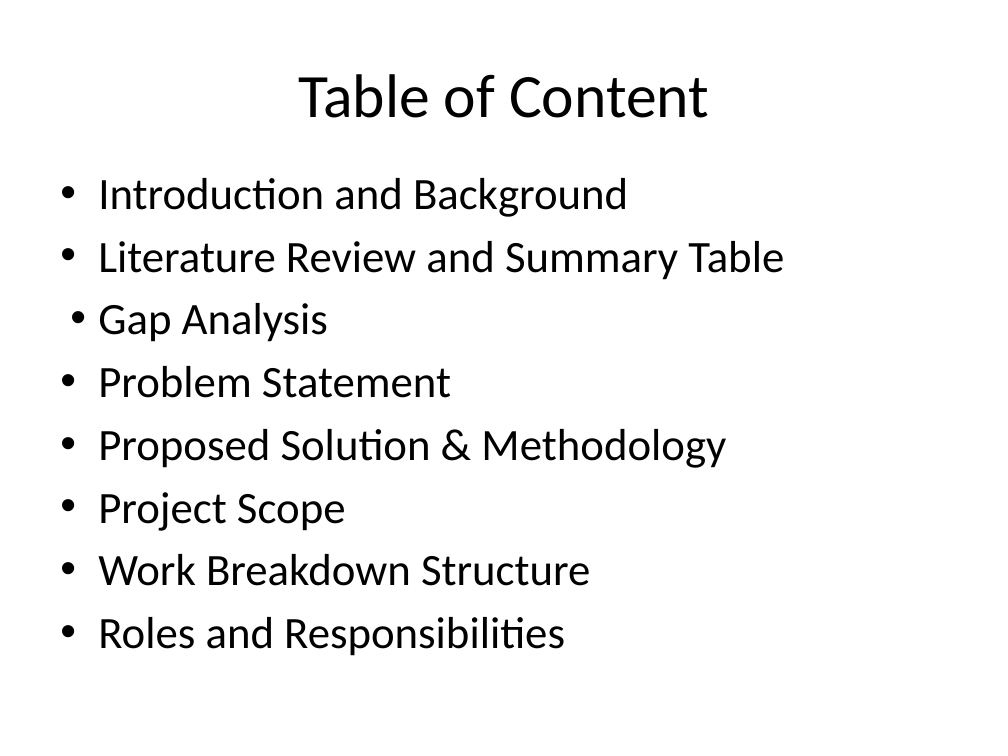
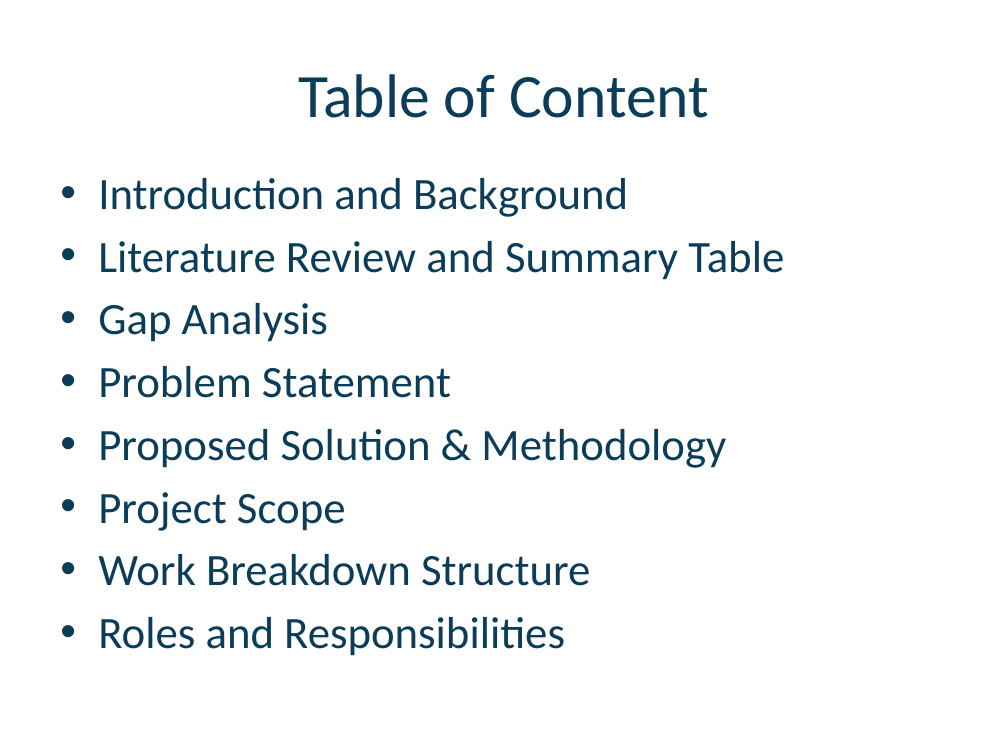
Before and after one commit to Jaffar-Kazmi/BodyScan, a slide deck: slide 3 of docs/proposal/slides.pptx. Drawn at 1008x756 pixels with LibreOffice and Linux fonts; fonts in the diff are those of the drawing; background and template pictures are left out. Boxes give left, top, right and bottom in pixels: in the first picture for what was removed or moved away, otherwise in the second. Text is boxed around its words. In the diff, an @@ line names an element or a change of style, - is before the commit and + after.

```diff
--- a/docs/proposal/slides.pptx
+++ b/docs/proposal/slides.pptx
@@ title "Table of Content" at (298,74,709,118): text colour #000000 to #0B3D59 @@
@@ text "Introduction and Background" at (98,178,784,656): text colour #000000 to #0B3D59; bullet colour #000000 to #0B3D59; indent changed @@
```
Also in this commit, not shown: 13 other slides changed, 9 slides added, 5 slides removed.
